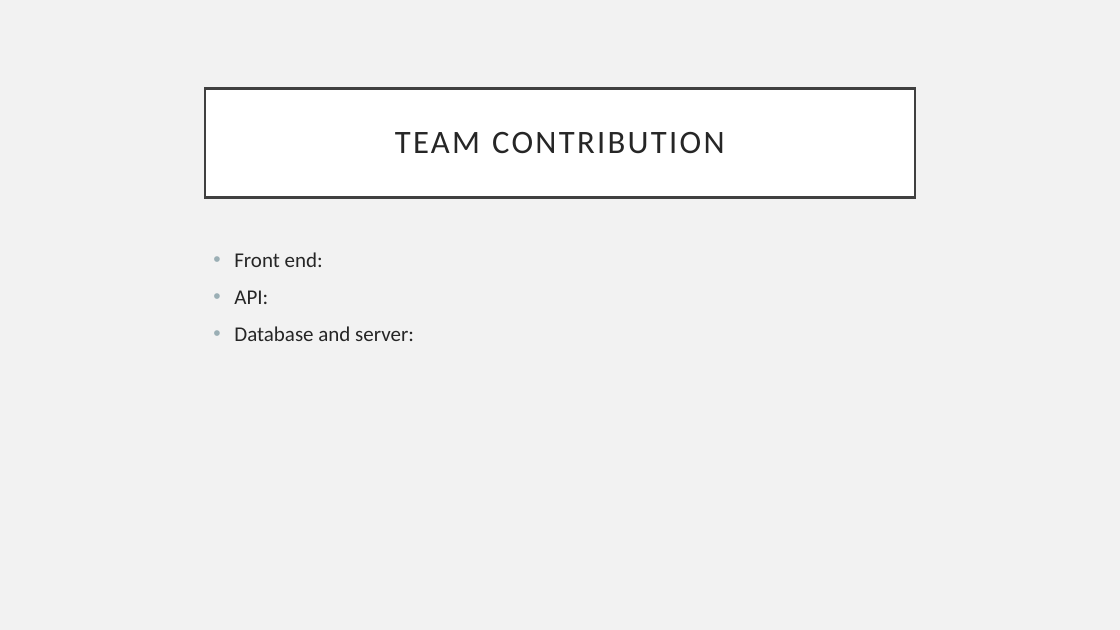
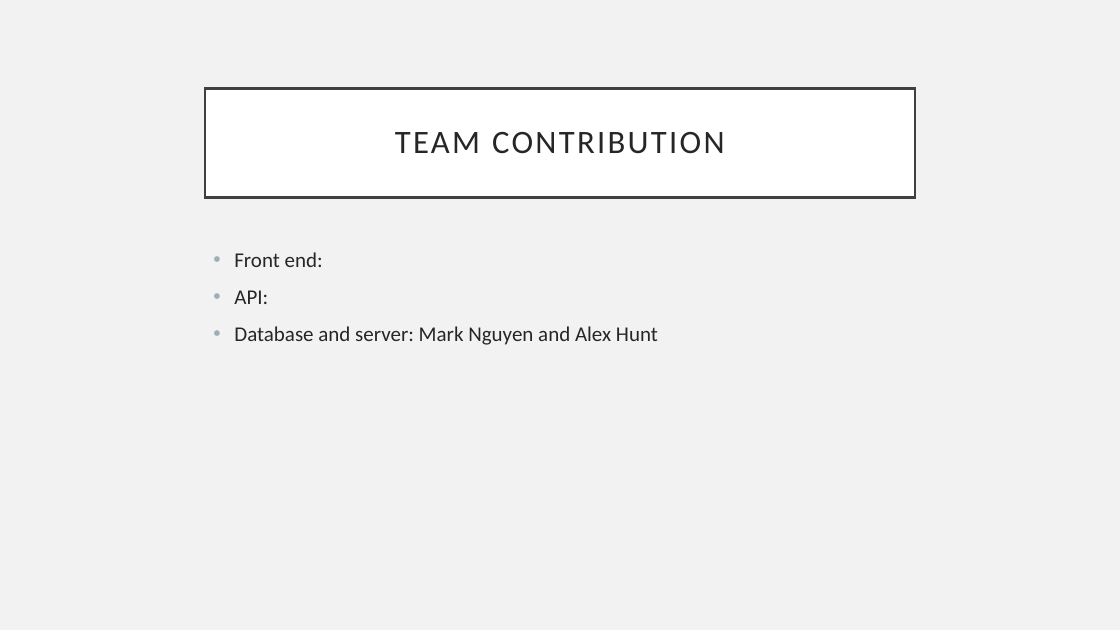
Before and after one commit to SudoKudo/P.O.O.P-Small-Project, a slide deck: slide 4 of SmallProject-Slides.pptx. Drawn at 1120x630 pixels with LibreOffice and Linux fonts; fonts in the diff are those of the drawing. Boxes give left, top, right and bottom in pixels: in the first picture for what was removed or moved away, otherwise in the second. Text is boxed around its words. In the diff, an @@ line names an element or a change of style, - is before the commit and + after.

```diff
--- a/SmallProject-Slides.pptx
+++ b/SmallProject-Slides.pptx
@@ text at bbox=[234, 326, 658, 345]: text changed @@
-• Database and server:
+• Database and server: Mark Nguyen and Alex Hunt
```
Also in this commit, not shown: 7 other slides changed.
